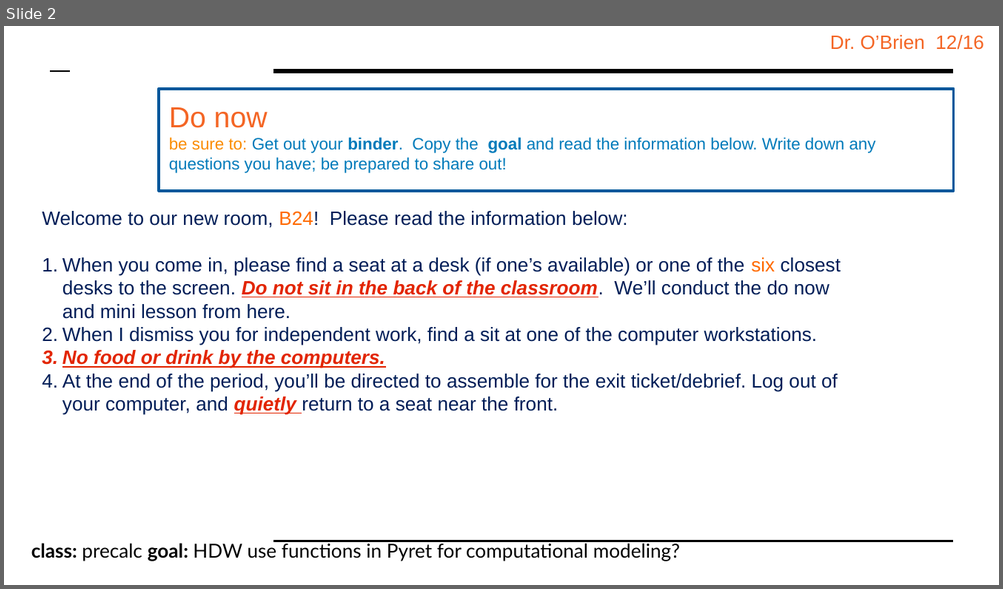
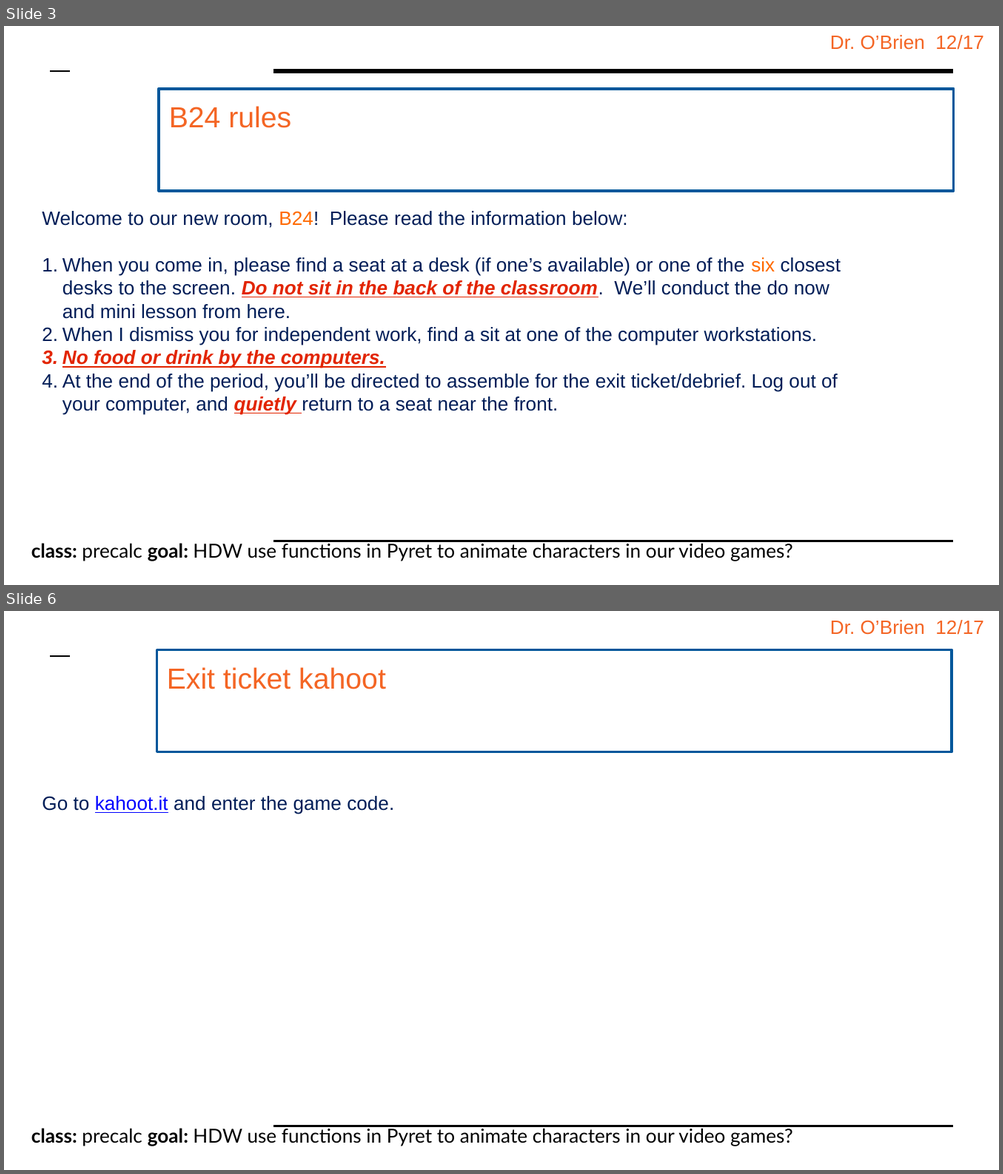
Before and after one commit to cobrien87/work, a slide deck: print/Precal_13_4.pptx. Shown one above the other, each under a label of ours: slide 2 before the commit, slides 3 and 6 after it; the slides between them are not shown. The pictures are 1003x589 and 1003x1174 pixels, drawn with LibreOffice and Linux fonts; fonts in the diff are those of the drawing; background and template pictures are left out. Boxes give left, top, right and bottom in pixels: in the first picture for what was removed or moved away, otherwise in the second. Text is boxed around its words. In the diff, an @@ line names an element or a change of style, - is before the commit and + after.

```diff
--- a/print/Precal_13_4.pptx
+++ b/print/Precal_13_4.pptx
@@ slide 6 added at bbox=[4, 611, 999, 1170], background #FFFFFF; not listed: 5 template elements that a slide beside it also shows @@
@@ rectangle added at bbox=[157, 649, 952, 752], fill #FFFFFF, outline #01579B 2 pt, 21 pt, text #F46524 @@
+Exit ticket kahoot
@@ text added at bbox=[42, 796, 394, 815], 14 pt, text #011D57 @@
+Go to kahoot.it and enter the game code.
@@ what was slide 2 is now slide 3 @@
@@ slide 3 changed as well @@
@@ text at bbox=[830, 35, 983, 50]: text changed @@
-Dr. O’Brien 12/16
+Dr. O’Brien 12/17
@@ title at bbox=[169, 106, 291, 128]: text changed; size 12 to 21 pt; text colour #007ABA to #F46524 @@
-Do now
-be sure to: Get out your binder. Copy the goal and read the information below. Write down any questions you have; be prepared to share out!
+B24 rules
@@ text at bbox=[31, 542, 793, 562]: text changed @@
-class: precalc goal: HDW use functions in Pyret for computational modeling?
+class: precalc goal: HDW use functions in Pyret to animate characters in our video games?
```
Also in this commit, not shown: 2 other slides changed, 2 other slides added, 5 slides removed, 14 other files.
